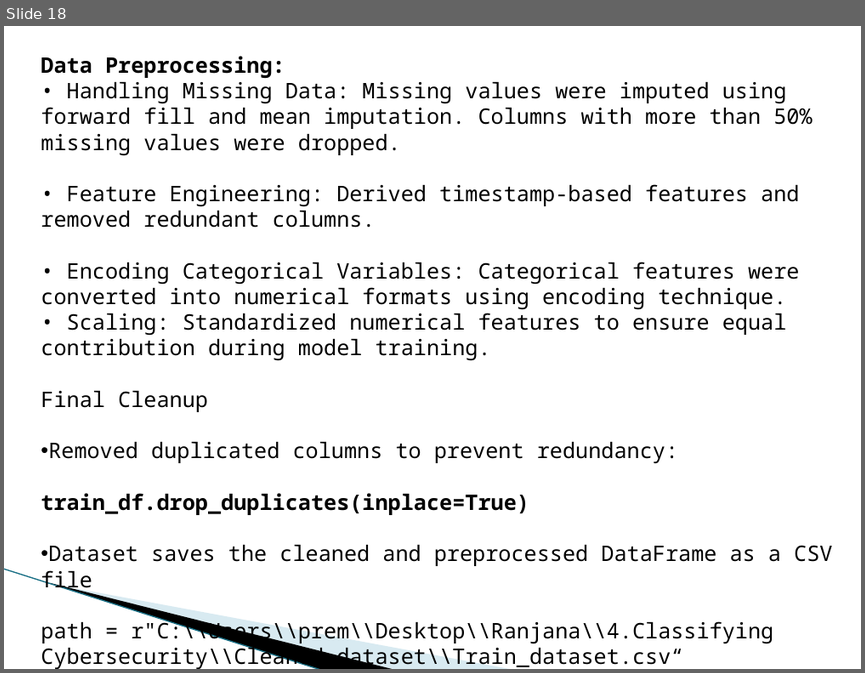
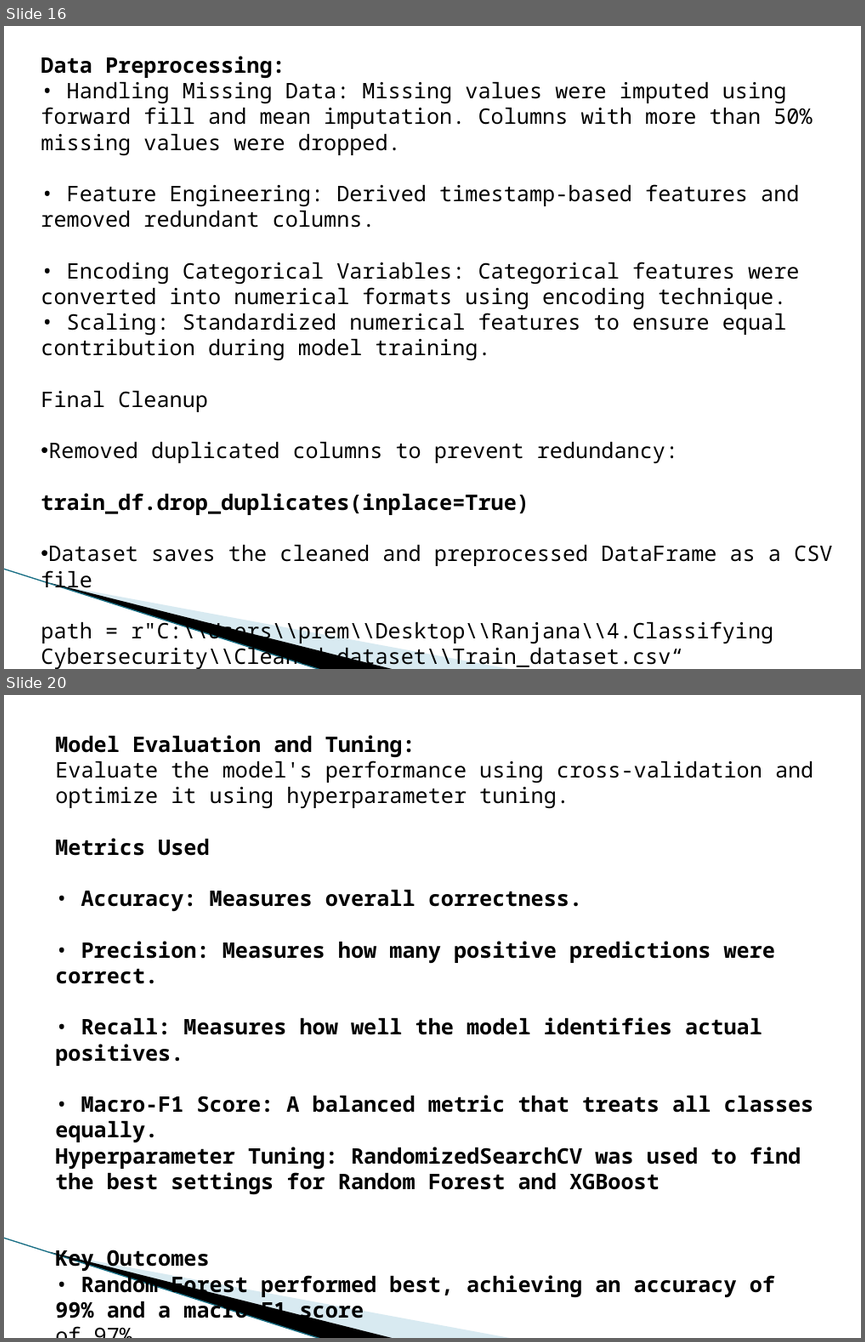
Before and after one commit to Ranjana1207/Classifying-Cyber-security-Incidents-with-Machine-Learning, a slide deck: 4 Microsoft -Classifying Cybersecurity Incidents.pptx. Shown one above the other, each under a label of ours: slide 18 before the commit, slides 16 and 20 after it; the slides between them are not shown. The pictures are 865x673 and 865x1342 pixels, drawn with LibreOffice and Linux fonts; fonts in the diff are those of the drawing; background and template pictures are left out. Boxes give left, top, right and bottom in pixels: in the first picture for what was removed or moved away, otherwise in the second. Text is boxed around its words. In the diff, an @@ line names an element or a change of style, - is before the commit and + after.

```diff
--- a/4 Microsoft -Classifying Cybersecurity Incidents.pptx
+++ b/4 Microsoft -Classifying Cybersecurity Incidents.pptx
@@ slide 20 added at (4, 695, 861, 1338), background #FFFFFF; not listed: 3 template elements that a slide beside it also shows @@
@@ text added at (55, 735, 814, 1323), 18 pt, text #000000, bold @@
+Model Evaluation and Tuning:
+Evaluate the model's performance using cross-validation and optimize it using hyperparameter tuning.
+Metrics Used
+• Accuracy: Measures overall correctness.
+• Precision: Measures how many positive predictions were correct.
+• Recall: Measures how well the model identifies actual positives.
+• Macro-F1 Score: A balanced metric that treats all classes equally.
+Hyperparameter Tuning: RandomizedSearchCV was used to find the best settings for Random Forest and XGBoost
+Key Outcomes
+• Random Forest performed best, achieving an accuracy of 99% and a macro-F1 score
+of 97%.
@@ what was slide 18 is now slide 16 @@
```
Also in this commit, not shown: 2 slides changed, 2 other slides added, 2 slides removed.
